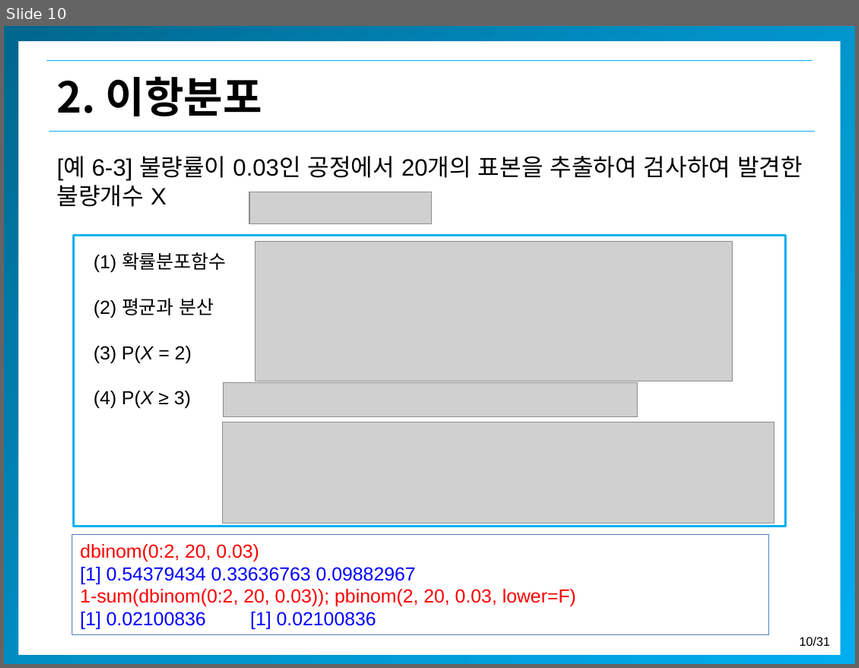
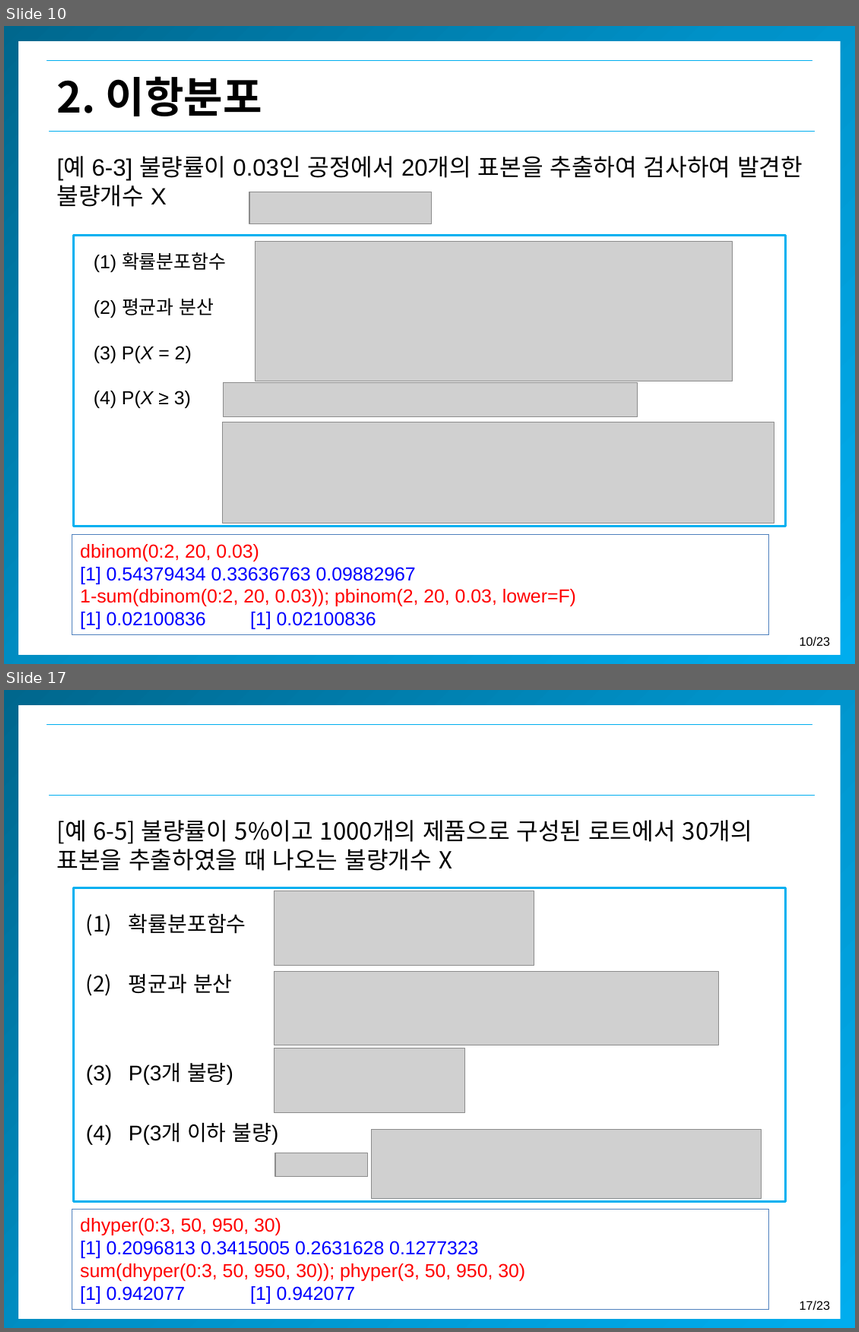
Before and after one commit to misdb/statistics, a slide deck: .gitbook/assets/chapter-04-3-kor (1).pptx. Shown one above the other, each under a label of ours: slide 10 before the commit, slides 10 and 17 after it; the slides between them are not shown. The pictures are 859x668 and 859x1332 pixels, drawn with LibreOffice and Linux fonts; fonts in the diff are those of the drawing; grey boxes stand for pictures; background and template pictures are left out. Boxes give left, top, right and bottom in pixels: in the first picture for what was removed or moved away, otherwise in the second. Text is boxed around its words. In the diff, an @@ line names an element or a change of style, - is before the commit and + after.

```diff
--- a/.gitbook/assets/chapter-04-3-kor (1).pptx
+++ b/.gitbook/assets/chapter-04-3-kor (1).pptx
@@ slide 17 added at <box>4,690,855,1328</box>, background #FFFFFF; not listed: 5 template elements that a slide beside it also shows @@
@@ text added at <box>57,820,753,871</box>, 20 pt, text #000000 @@
+[예 6-5] 불량률이 5%이고 1000개의 제품으로 구성된 로트에서 30개의 표본을 추출하였을 때 나오는 불량개수 X
@@ rectangle added at <box>74,888,786,1201</box>, outline #00B0F0 2 pt @@
@@ picture added at <box>275,891,534,965</box> @@
@@ text added at <box>129,913,279,1145</box>, 18 pt, text #000000 @@
+(1) 확률분포함수
+(2) 평균과 분산
+(3) P(3개 불량)
+(4) P(3개 이하 불량)
@@ picture added at <box>274,972,719,1045</box> @@
@@ picture added at <box>274,1049,465,1113</box> @@
@@ picture added at <box>372,1130,762,1199</box> @@
@@ picture added at <box>275,1153,367,1177</box> @@
@@ rectangle added at <box>72,1209,769,1309</box>, outline #4F81BD 0.75 pt, 16 pt, text #FF0000 @@
+dhyper(0:3, 50, 950, 30)
+[1] 0.2096813 0.3415005 0.2631628 0.1277323
+sum(dhyper(0:3, 50, 950, 30)); phyper(3, 50, 950, 30)
+[1] 0.942077 [1] 0.942077
@@ page number at <box>800,637,831,646</box>: text changed @@
-10/31
+10/23
```
Also in this commit, not shown: 1 slide changed, 6 other slides added, 5 other files.
